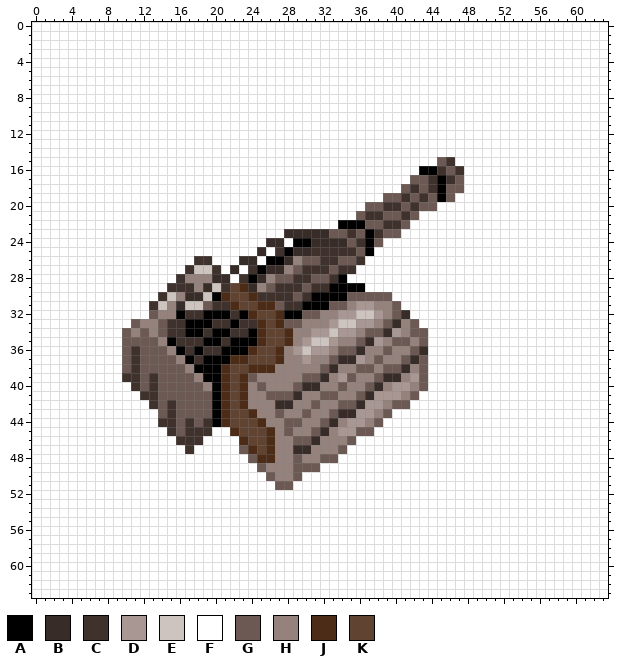
File history of a pixel-art sprite, graphics/Guns/2 вариант/3.png. That is the earlier state.
The file is 64x64 pixels. Colours within 5 levels of each other are drawn and written as one.
Palette (. is transparent): A #000000  B #372c28  C #3f322d  D #a99793  E #cdc3bf  F #ffffff  G #6d5953  H #95827d  J #4c2c16  K #604331
New version:
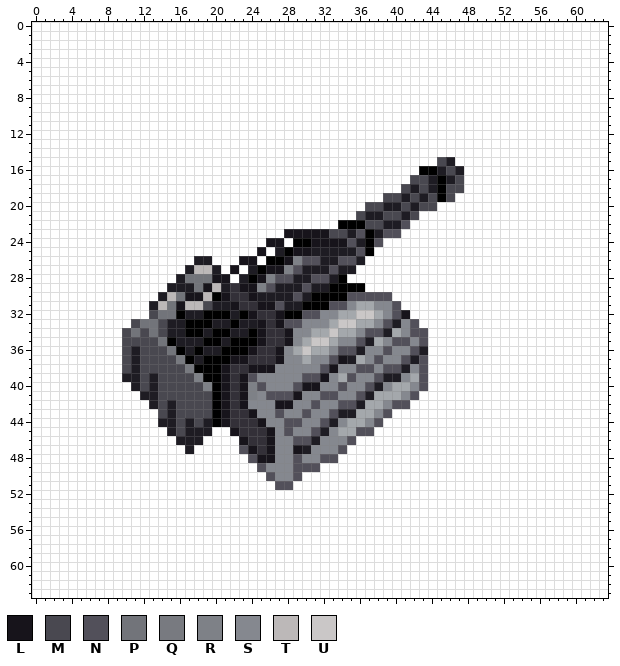
Colours new in this view: L #17141b  M #494850  N #52505a  P #72747a  Q #787a80  R #7e8187  S #85888f  T #bcb8b8  U #cac7c7
Difference:
@@ palette @@
-C #3f322d
+C #1e1c23
-D #a99793
+D #a4a8ac
-K #604331
+K #333038
@@ x 8..49 @@
 14 FFFFFFFFFFFFFFFFFFFFFFFFFFFFFFFFFFFFFFFFFF
-15 FFFFFFFFFFFFFFFFFFFFFFFFFFFFFFFFFFFFFGCFFF
-16 FFFFFFFFFFFFFFFFFFFFFFFFFFFFFFFFFFFAACGCFF
-17 FFFFFFFFFFFFFFFFFFFFFFFFFFFFFFFFFFGGCACGFF
-18 FFFFFFFFFFFFFFFFFFFFFFFFFFFFFFFFFGCGCAGGFF
-19 FFFFFFFFFFFFFFFFFFFFFFFFFFFFFFFGGCGCGAGFFF
-20 FFFFFFFFFFFFFFFFFFFFFFFFFFFFFGGCCGCGGFFFFF
-21 FFFFFFFFFFFFFFFFFFFFFFFFFFFFGCCGGCGFFFFFFF
-22 FFFFFFFFFFFFFFFFFFFFFFFFFFAAAGGCCGFFFFFFFF
-23 FFFFFFFFFFFFFFFFFFFFBBBBBGGCGACGGFFFFFFFFF
-24 FFFFFFFFFFFFFFFFFFBBFAABBBBGCAGFFFFFFFFFFF
-25 FFFFFFFFFFFFFFFFFBFCABBCCCCCGAFFFFFFFFFFFF
-26 FFFFFFFFFFCCFFFBBFAABHGGCCGGCFFFFFFFFFFFFF
-27 FFFFFFFFFCEECFBFCABBHGCCCGCCFFFFFFFFFFFFFF
-28 FFFFFFFFCHHHBBFCABHGGCCGGCAFFFFFFFFFFFFFFF
-29 FFFFFFFCCCHBECKJBHGCCCGCCAAAAFFFFFFFFFFFFF
-30 FFFFFFCEHBBEAJKKJCCCCGCAAAAGGGGGFFFFFFFFFF
-31 FFFFFCEHBEEGCCJKKJJGCCAAAGGHDDHHGFFFFFFFFF
-32 FFFFFGHHACCAAACAJKKJAAGGHHDDEEDHGBFFFFFFFF
-33 FFFGHHGCCAAACCACCJKJGGHHHDEEDDHGBHGFFFFFFF
-34 FFGHGHGCCAACAACCAJKKJHHDDEDDHGGBDHGGFFFFFF
-35 FFGGGGHACCCAACAAAJKKJHDEEDHHGBDHGGHGFFFFFF
-36 FFGCGGGHACACCAAAJKKJHDEDDHGGBHHGHHGBFFFFFF
-37 FFGCGGGGHACAAAJJKKKJHHDHHGBBDHGHHGBGFFFFFF
-38 FFGCGGGGGHAAAJKKJJJHHHHHGBHHGGHGGBHGFFFFFF
-39 FFCCGCGGGGHAAJKJGHHHHHGGBHDGHHGBBHDGFFFFFF
-40 FFFCGCGGGGGHAJKJHGHHHGBBHHGHHGBHDDHGFFFFFF
-41 FFFFCCGGGGGGAJKJHHGGGBHHGGHHGBDDDHGFFFFFFF
-42 FFFFFCGCGGGGAJKJHHHBBHHGHHGGBDDHGGFFFFFFFF
-43 FFFFFFGCGGGGAJKKJHHGHHGHHGBBDDHGFFFFFFFFFF
-44 FFFFFFCCGCGCAJKKKJHHGGHHGBHDDHGFFFFFFFFFFF
-45 FFFFFFFCGCCCFFJKKKJHGHHGBHDDGGFFFFFFFFFFFF
-46 FFFFFFFFCCCFFFFJKKJHHGGBHHHGFFFFFFFFFFFFFF
-47 FFFFFFFFFCFFFFFGJKJHHBBHHHGFFFFFFFFFFFFFFF
-48 FFFFFFFFFFFFFFFFGJJHHGHHGGFFFFFFFFFFFFFFFF
-49 FFFFFFFFFFFFFFFFFGHHHGGGFFFFFFFFFFFFFFFFFF
-50 FFFFFFFFFFFFFFFFFFGHHGFFFFFFFFFFFFFFFFFFFF
-51 FFFFFFFFFFFFFFFFFFFGGFFFFFFFFFFFFFFFFFFFFF
+15 FFFFFFFFFFFFFFFFFFFFFFFFFFFFFFFFFFFFFMCFFF
+16 FFFFFFFFFFFFFFFFFFFFFFFFFFFFFFFFFFFAACMCFF
+17 FFFFFFFFFFFFFFFFFFFFFFFFFFFFFFFFFFMMCACMFF
+18 FFFFFFFFFFFFFFFFFFFFFFFFFFFFFFFFFMCMCAMMFF
+19 FFFFFFFFFFFFFFFFFFFFFFFFFFFFFFFMMCMCMAMFFF
+20 FFFFFFFFFFFFFFFFFFFFFFFFFFFFFMMCCMCMMFFFFF
+21 FFFFFFFFFFFFFFFFFFFFFFFFFFFFMCCMMCMFFFFFFF
+22 FFFFFFFFFFFFFFFFFFFFFFFFFFAAAMMCCNFFFFFFFF
+23 FFFFFFFFFFFFFFFFFFFFLLLLLMMCNACNNFFFFFFFFF
+24 FFFFFFFFFFFFFFFFFFLLFAALLLLNCANFFFFFFFFFFF
+25 FFFFFFFFFFFFFFFFFLFCALLCCCCCNAFFFFFFFFFFFF
+26 FFFFFFFFFFCCFFFLLFAALRNNCCNNCFFFFFFFFFFFFF
+27 FFFFFFFFFCTTCFLFCALLRNCCCNCCFFFFFFFFFFFFFF
+28 FFFFFFFFCPPPLLFCALRNNCCNNCAFFFFFFFFFFFFFFF
+29 FFFFFFFCCCPLTCKLLRNCCCNCCAAAAFFFFFFFFFFFFF
+30 FFFFFFCTPLLTALKKLCCCCNCAAAANNNNNFFFFFFFFFF
+31 FFFFFCTPLTTMCCLKKLLNCCAAANNSDDSSNFFFFFFFFF
+32 FFFFFMPPACCAAACALKKLAANNSSDDUUDSNLFFFFFFFF
+33 FFFMPPMCCAAACCACCLKLNNSSSDUUDDSNCSNFFFFFFF
+34 FFMPMPMCCAACAACCALKKLSSDDUDDSNNCDSNNFFFFFF
+35 FFMMMMPACCCAACAAALKKLSDUUDSSNCDSNNSNFFFFFF
+36 FFMCMMMPACACCAAALKKLSDUDDSNNCSSNSSNCFFFFFF
+37 FFMCMMMMQACAAALLKKKLSSDSSNLCDSNSSNCNFFFFFF
+38 FFMCMMMMMQAAALKKLLLSSSSSNLSSNNSNNCSNFFFFFF
+39 FFCCMCMMMMRAALKLNSSSSSNNLSDNSSNCCSDNFFFFFF
+40 FFFCMCMMMMMRALKLRNSSSNLLSSNSSNCSDDSNFFFFFF
+41 FFFFCCMMMMMMALKLRSNNNLSSNNSSNCDDDSNFFFFFFF
+42 FFFFFCMCMMMMALKLSSSLLSSNSSNNCDDSNNFFFFFFFF
+43 FFFFFFMCMMMMALKKLSSNSSNSSNCCDDSNFFFFFFFFFF
+44 FFFFFFCCMCMCALKKKLSSNNSSNCSDDSNFFFFFFFFFFF
+45 FFFFFFFCMCCCFFLKKKLSNSSNCSDDNNFFFFFFFFFFFF
+46 FFFFFFFFCCCFFFFLKKLSSNNCSSSNFFFFFFFFFFFFFF
+47 FFFFFFFFFCFFFFFNLKLSSLCSSSNFFFFFFFFFFFFFFF
+48 FFFFFFFFFFFFFFFFNLLSSNSSNNFFFFFFFFFFFFFFFF
+49 FFFFFFFFFFFFFFFFFNSSSNNNFFFFFFFFFFFFFFFFFF
+50 FFFFFFFFFFFFFFFFFFNSSNFFFFFFFFFFFFFFFFFFFF
+51 FFFFFFFFFFFFFFFFFFFNNFFFFFFFFFFFFFFFFFFFFF
 52 FFFFFFFFFFFFFFFFFFFFFFFFFFFFFFFFFFFFFFFFFF
Boxes around the changes in both pictures, in picture pixels (x1, y1, x2, y2):
changed: (122, 157, 464, 490)
